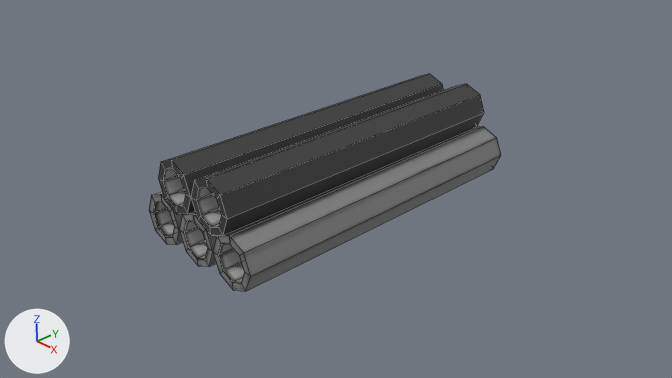
The Blender file Assets/Meshes/Buildings/Other/ConcretePipeStack.blend as it was, and as the next commit left it.
Rendered twice from the file's camera 'Camera'. The lights are fixed; the arrows at lower left show +X, +Y and +Z. Mesh edges are drawn as thin lines.
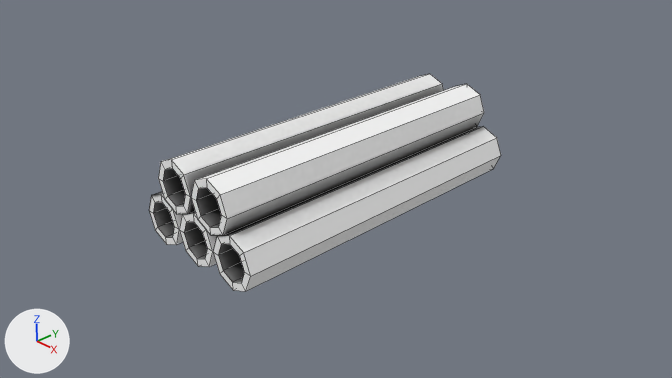
Pixel boxes (x1, y1, x2, y2) of what changed, in the pictures (672 x 378 px):
'Circle', recoloured (grey to white)
    both: (149, 74, 501, 291)

What the commit changed:
Picture 'Untitled' (img_untitled) is new.
Material 'Untitled' (mat_untitled) is new.
Its texture is img_untitled.
me_circle has 160 vertices, 160 faces and spans x -1.2..1.2, y -2.11..3.11, z -0.01..1.43.
me_circle no longer uses material mat_template_png (picture img_template_png).
me_circle now uses material mat_untitled (picture img_untitled).
